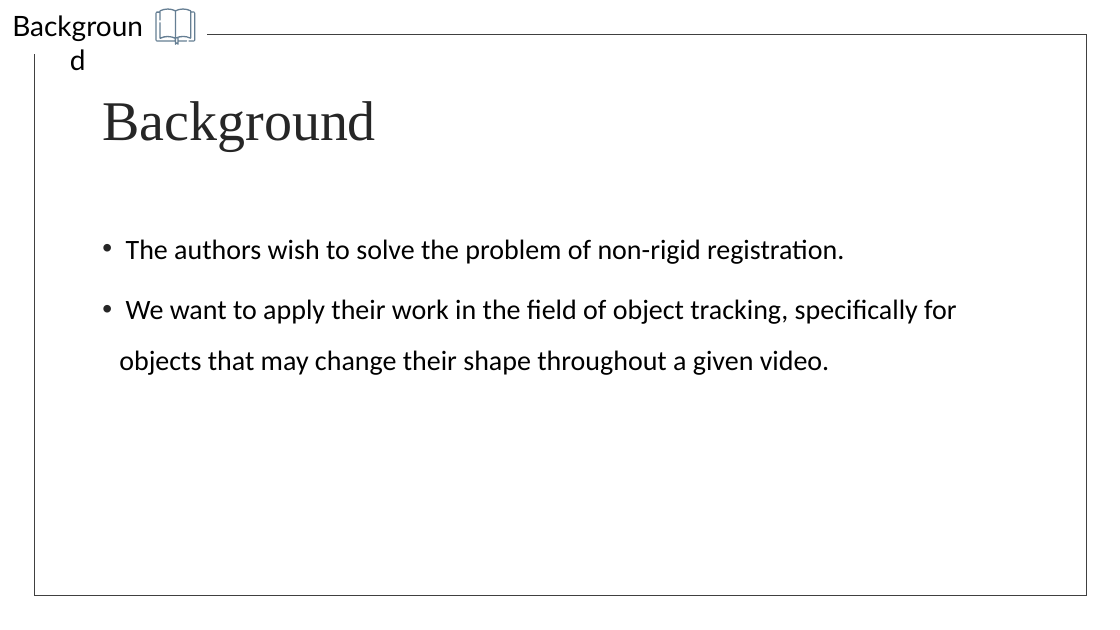
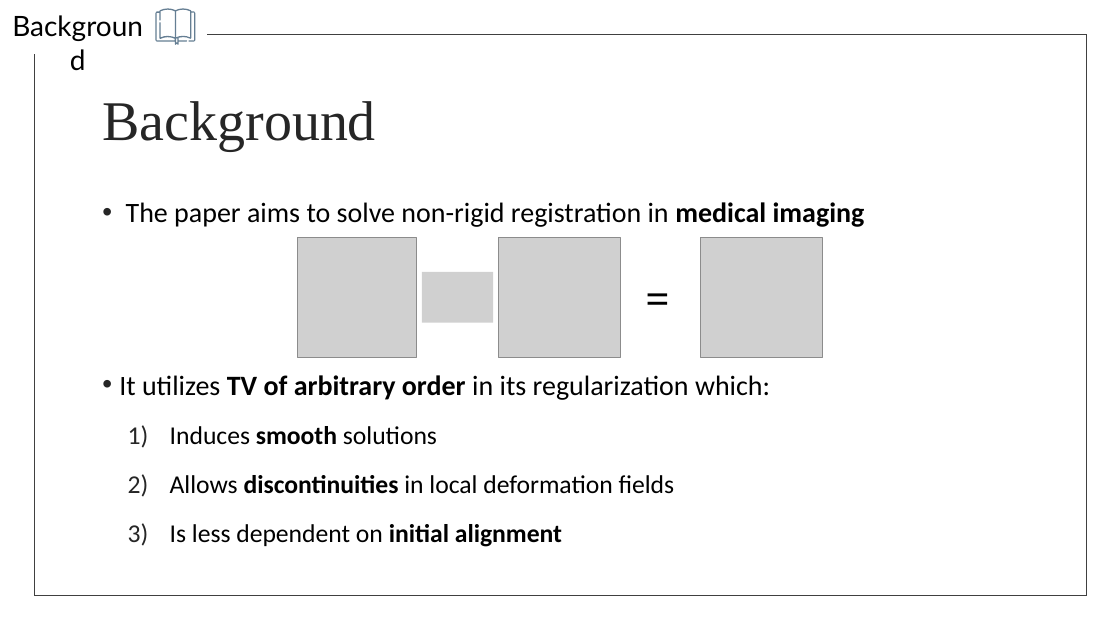
Before and after one commit to liordvir/AOTV, a slide deck: slide 3 of updated_presentation.pptx. Drawn at 1120x630 pixels with LibreOffice and Linux fonts; fonts in the diff are those of the drawing; grey boxes stand for pictures. Boxes give left, top, right and bottom in pixels: in the first picture for what was removed or moved away, otherwise in the second. Text is boxed around its words. In the diff, an @@ line names an element or a change of style, - is before the commit and + after.

```diff
--- a/updated_presentation.pptx
+++ b/updated_presentation.pptx
@@ text at [119, 202, 865, 547]: text changed @@
-• The authors wish to solve the problem of non-rigid registration.
-• We want to apply their work in the field of object tracking, specifically for objects that may change their shape throughout a given video.
+• The paper aims to solve non-rigid registration in medical imaging
+• It utilizes TV of arbitrary order in its regularization which:
+  1) Induces smooth solutions
+  2) Allows discontinuities in local deformation fields
+  3) Is less dependent on initial alignment
@@ group added at [297, 238, 823, 357]: 4 pictures, 1 text @@
+=
```
Also in this commit, not shown: 3 other slides changed.
